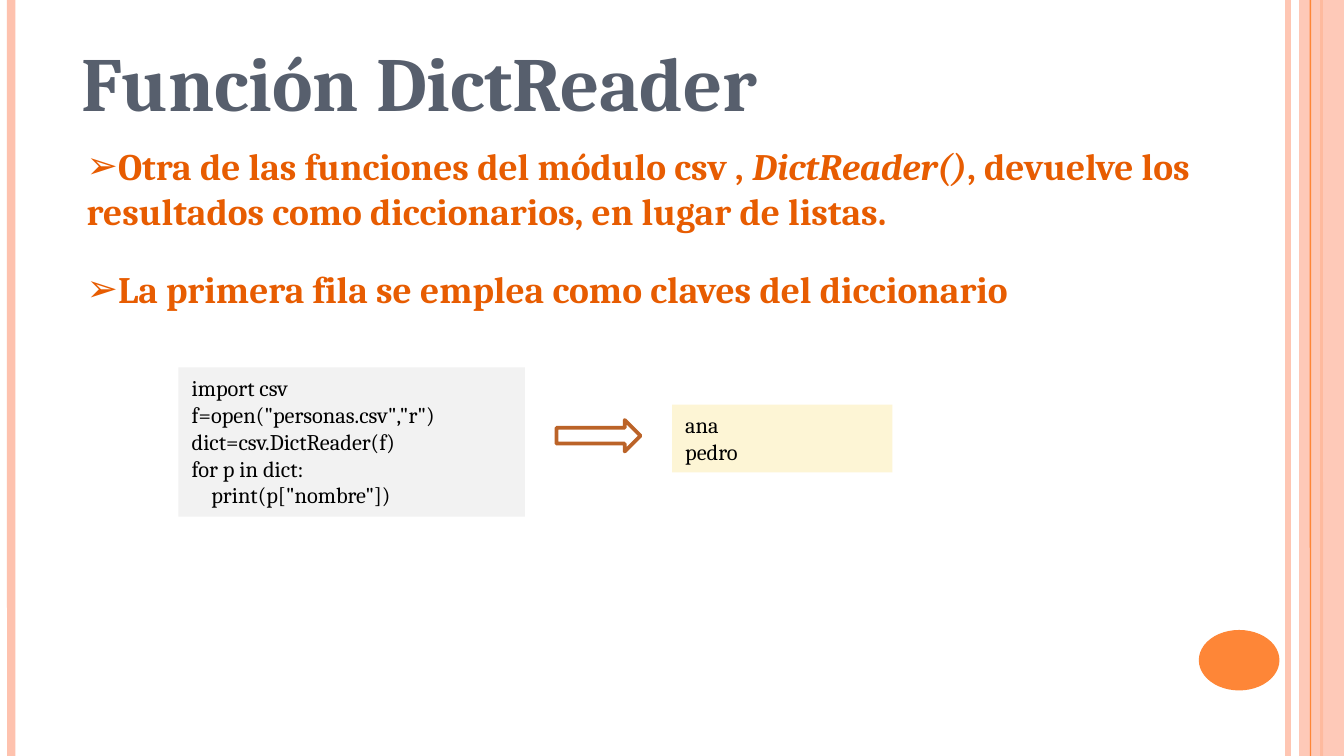
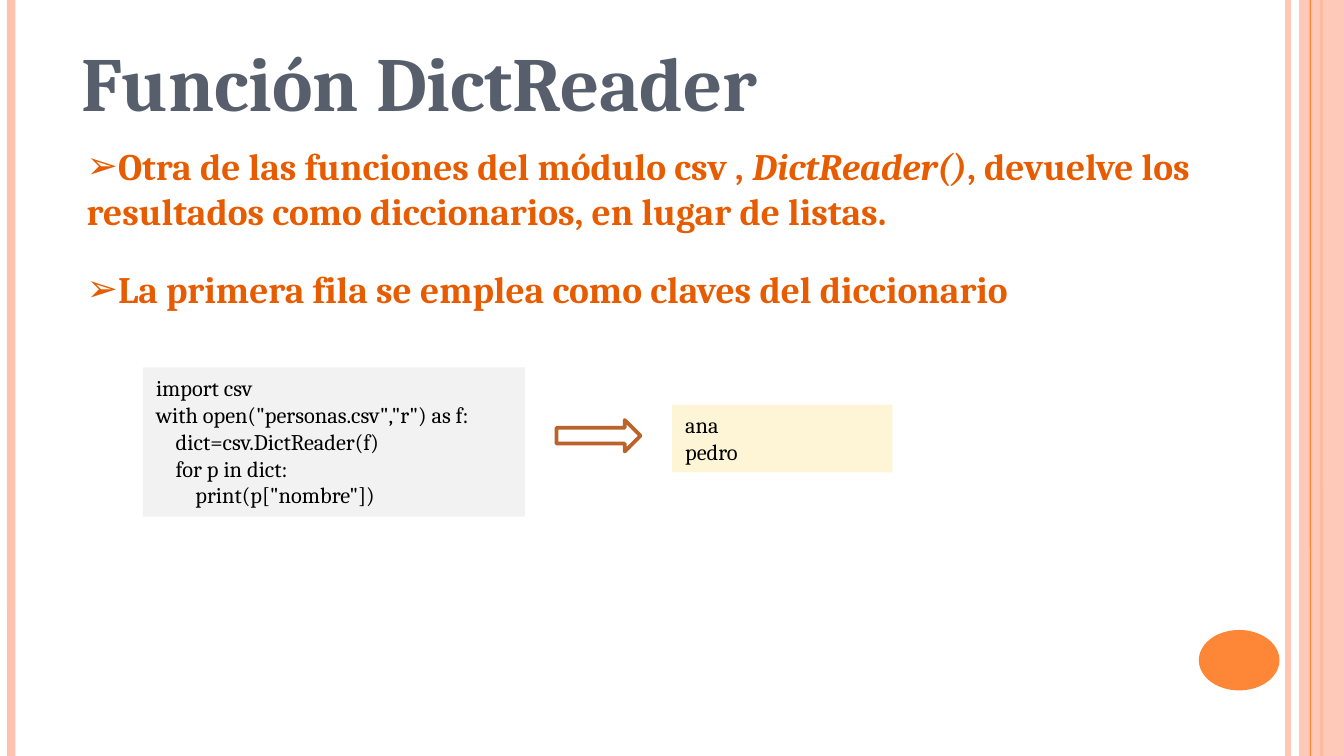
Before and after one commit to amartinsierra/recursos_python, a slide deck: slide 79 of otros/presentaciones/programacion_python.pptx. Drawn at 1344x756 pixels with LibreOffice and Linux fonts; fonts in the diff are those of the drawing. Boxes give left, top, right and bottom in pixels: in the first picture for what was removed or moved away, otherwise in the second. Text is boxed around its words. In the diff, an @@ line names an element or a change of style, - is before the commit and + after.

```diff
--- a/otros/presentaciones/programacion_python.pptx
+++ b/otros/presentaciones/programacion_python.pptx
@@ rectangle "import csv": place and size @@
-rectangle "import csv" at bbox=[179, 367, 526, 516]
+rectangle "import csv" at bbox=[142, 367, 524, 516]
@@ text in rectangle at bbox=[156, 407, 469, 428]: text changed @@
-f=open("personas.csv","r")
+with open("personas.csv","r") as f:
```
Also in this commit, not shown: 1 other slide changed, 1 other file.
